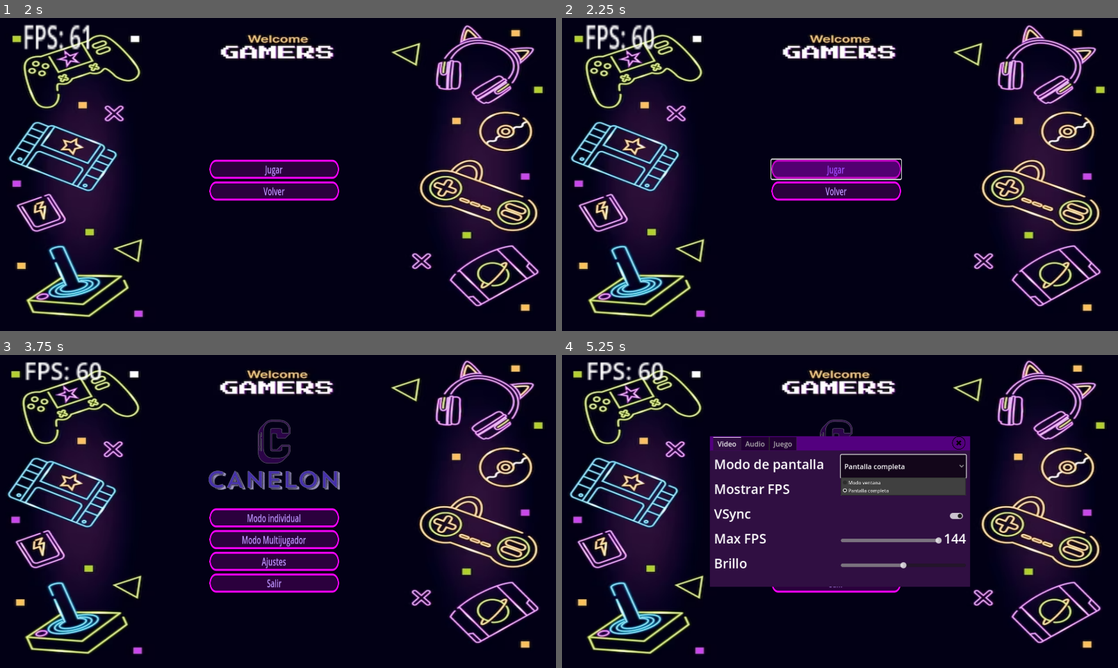
Above: before the commit, frames 1-4 (two rows, left to right).
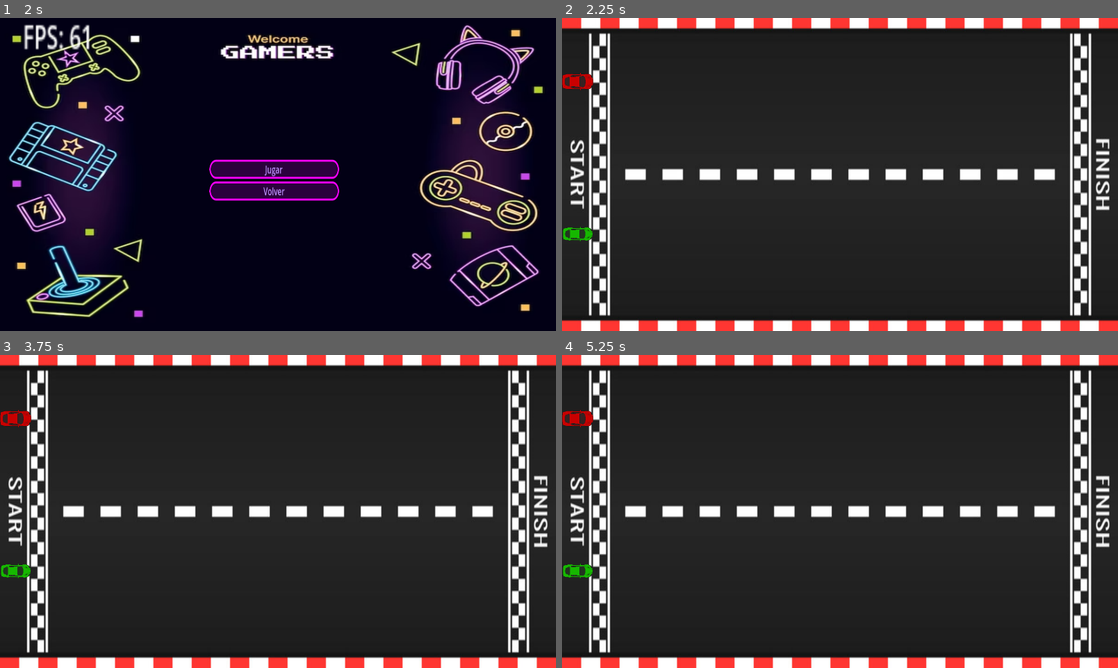
Above: after the commit, the same moments.

Repository: juansgamo/CANELON
Game: Godot game, scene res://scenes/menu.tscn
The game is run twice, just before and just after one commit, with the same random seed, the same clock (stepped at 60 frames per second) and the same inputs.
Inputs (mouse positions are in pixels of both pictures, inside the frame that each line leads up to):
- Up to frame 1 (2 s): click "Modo individual" at 0.5 s; click "Modo Multijugador" at 1.25 s
- Up to frame 2 (2.25 s): click "Jugar" at 2 s
- Up to frame 3 (3.75 s): click (272, 505) at 2.75 s, where only the run before the commit has a clickable "Jugar"; click (272, 527) at 3.5 s, where only the run before the commit has a clickable "Volver"
- Up to frame 4 (5.25 s): click (834, 561) at 4.25 s, where only the run before the commit has a clickable "Ajustes"; click (901, 467) at 5 s, where only the run before the commit has a clickable "Pantalla completa"

Frame 1 is identical in both runs. In frame 2, 92% of the frame differs, in the area x 0-100%, y 0-100%; in frame 3, 91%; in frame 4, 91%.

Commit message:
Añadido el minijuego de carreras

Diff:
--- a/MenuMultijugador.gd
+++ b/MenuMultijugador.gd
@@ -7,4 +7,4 @@
 	get_tree().change_scene_to_file("res://scenes/menu.tscn")
 
 func _on_jugar_pressed():
-	pass # Replace with function body.
+	get_tree().change_scene_to_file("res://scenes/carreras.tscn")
--- /dev/null
+++ b/scenes/carreras.tscn
@@ -0,0 +1,24 @@
+[gd_scene load_steps=5 format=3 uid="uid://d808h8uawksa"]
+
+[ext_resource type="Script" path="res://scripts/carreras.gd" id="1_2ivje"]
+[ext_resource type="Texture2D" uid="uid://mhoarsi0j4yl" path="res://images/fondoCarreras.jpg" id="2_nly1x"]
+[ext_resource type="Texture2D" uid="uid://bell7svqg3dm4" path="res://images/cocheRojo.png" id="3_pt1dq"]
+[ext_resource type="Texture2D" uid="uid://bsbfmin5x781u" path="res://images/cocheVerde.png" id="4_g0w15"]
+
+[node name="GameWorld" type="Node2D"]
+script = ExtResource("1_2ivje")
+
+[node name="Background" type="Sprite2D" parent="."]
+position = Vector2(960, 540)
+scale = Vector2(1.6, 3)
+texture = ExtResource("2_nly1x")
+
+[node name="Car1" type="Sprite2D" parent="."]
+position = Vector2(54.2908, 219.363)
+scale = Vector2(0.0709969, 0.0816982)
+texture = ExtResource("3_pt1dq")
+
+[node name="Car2" type="Sprite2D" parent="."]
+position = Vector2(54.375, 745.218)
+scale = Vector2(0.129062, 0.129884)
+texture = ExtResource("4_g0w15")
--- /dev/null
+++ b/scripts/carreras.gd
@@ -0,0 +1,24 @@
+extends Node2D
+
+var speed1 = 0
+var speed2 = 0
+
+func _input(event):
+	if Input.is_action_pressed("ui_right"):
+		speed1 += 1
+		print("Speed2: ", speed1)  # Debug to view current speed
+	if Input.is_action_pressed("ui_left"):
+		speed2 += 1
+		print("Speed2: ", speed2)  # Debug to view current speed
+
+func _process(delta):
+	if speed1 > 0:
+		$Car1.position.x += speed1 * delta * 10  # Modify to adjust base speed
+		if $Car1.position.x > get_viewport_rect().end.x:
+			$Car1.position.x = 0  # Reset position when reaching the screen end
+			speed1 = 0
+	if speed2 > 0:
+		$Car2.position.x += speed2 * delta * 10  # Modify to adjust base speed
+		if $Car2.position.x > get_viewport_rect().end.x:
+			$Car2.position.x = 0  # Reset position when reaching the screen end
+			speed2 = 0
Binary file added: images/cocheRojo.png
Not shown, added: images/cocheRojo.png.import
Binary file added: images/cocheVerde.png
Not shown, added: images/cocheVerde.png.import
Binary file added: images/fondoCarreras.jpg
Not shown, added: images/fondoCarreras.jpg.import
